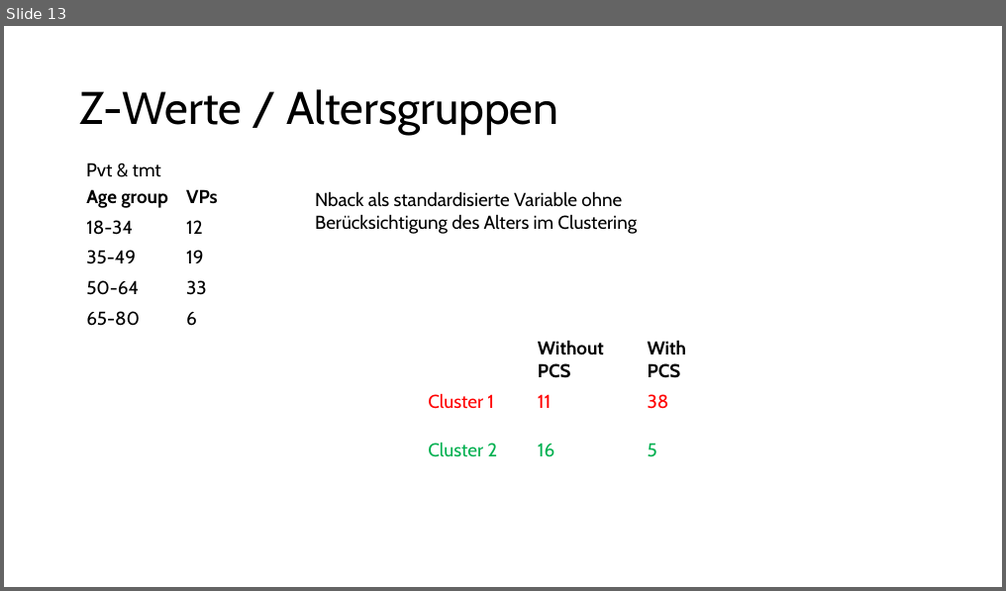
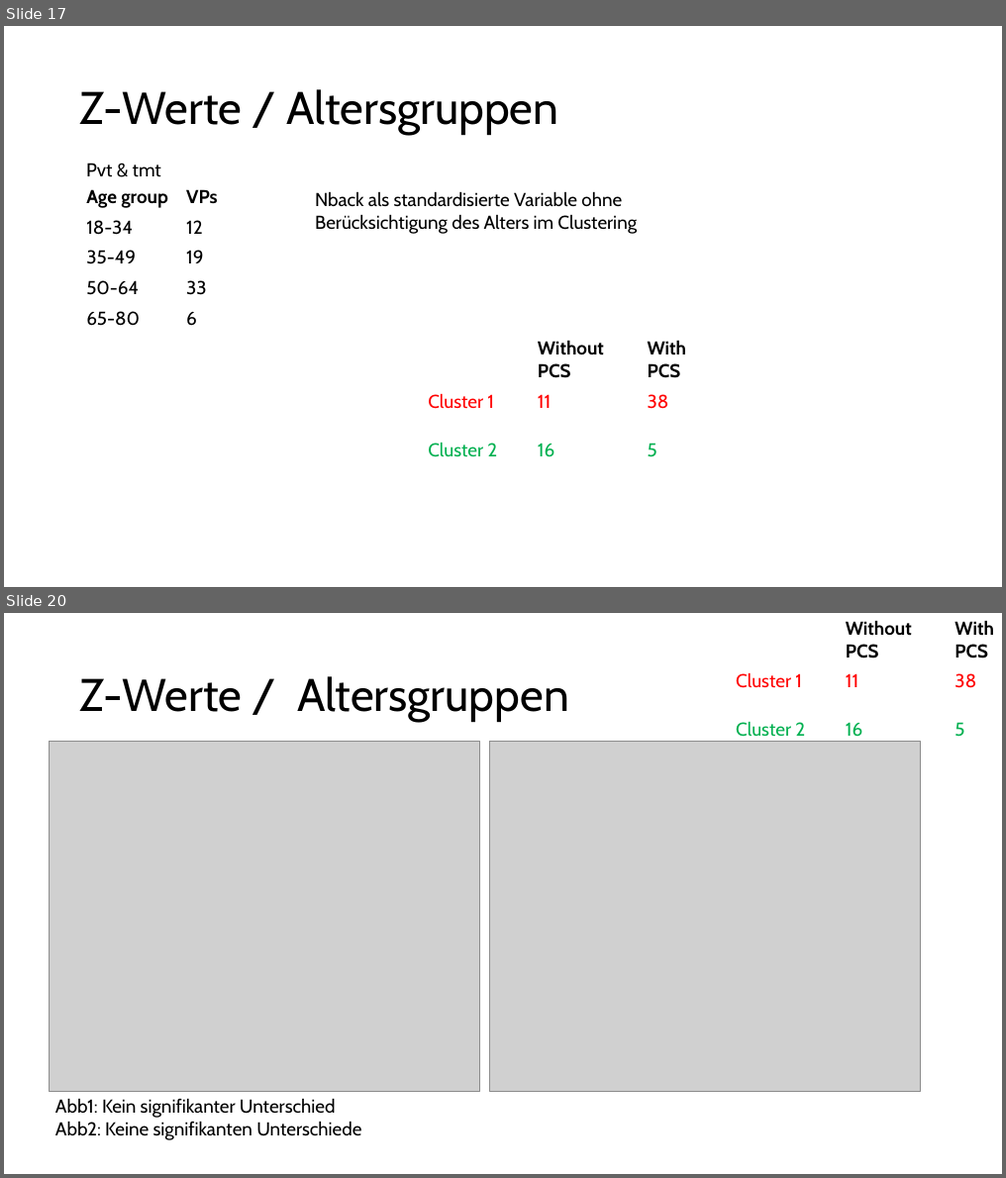
Before and after one commit to JankaMarlene/masters_thesis, a slide deck: presentations/Clustering.pptx. Shown one above the other, each under a label of ours: slide 13 before the commit, slides 17 and 20 after it; the slides between them are not shown. The pictures are 1006x591 and 1006x1178 pixels, drawn with LibreOffice and Linux fonts; fonts in the diff are those of the drawing; grey boxes stand for pictures. Boxes give left, top, right and bottom in pixels: in the first picture for what was removed or moved away, otherwise in the second. Text is boxed around its words. In the diff, an @@ line names an element or a change of style, - is before the commit and + after.

```diff
--- a/presentations/Clustering.pptx
+++ b/presentations/Clustering.pptx
@@ slide 20 added at (4, 613, 1002, 1174), background #FFFFFF @@
@@ table added at (729, 613, 1002, 762), 3 rows, 3 columns @@
+ | Without PCS | With PCS
+Cluster 1 | 11 | 38
+Cluster 2 | 16 | 5
@@ title added at (80, 676, 569, 722), 44 pt, text #000000 @@
+Z-Werte / Altersgruppen
@@ picture added at (49, 741, 479, 1091) @@
@@ picture added at (489, 741, 920, 1091) @@
@@ text added at (55, 1098, 361, 1141), 18 pt, text #000000 @@
+Abb1: Kein signifikanter Unterschied
+Abb2: Keine signifikanten Unterschiede
@@ what was slide 13 is now slide 17 @@
```
Also in this commit, not shown: 1 slide changed, 7 other slides added.
